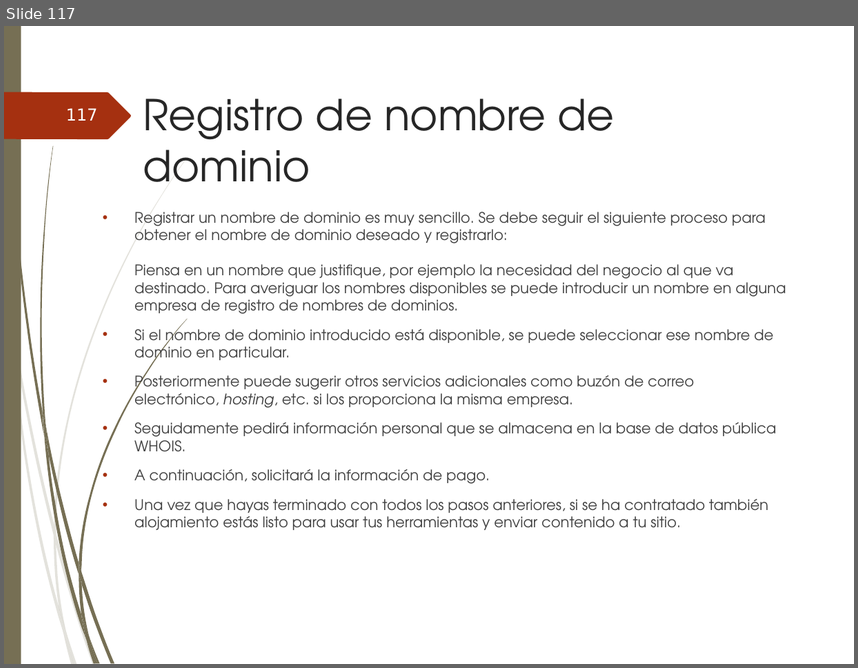
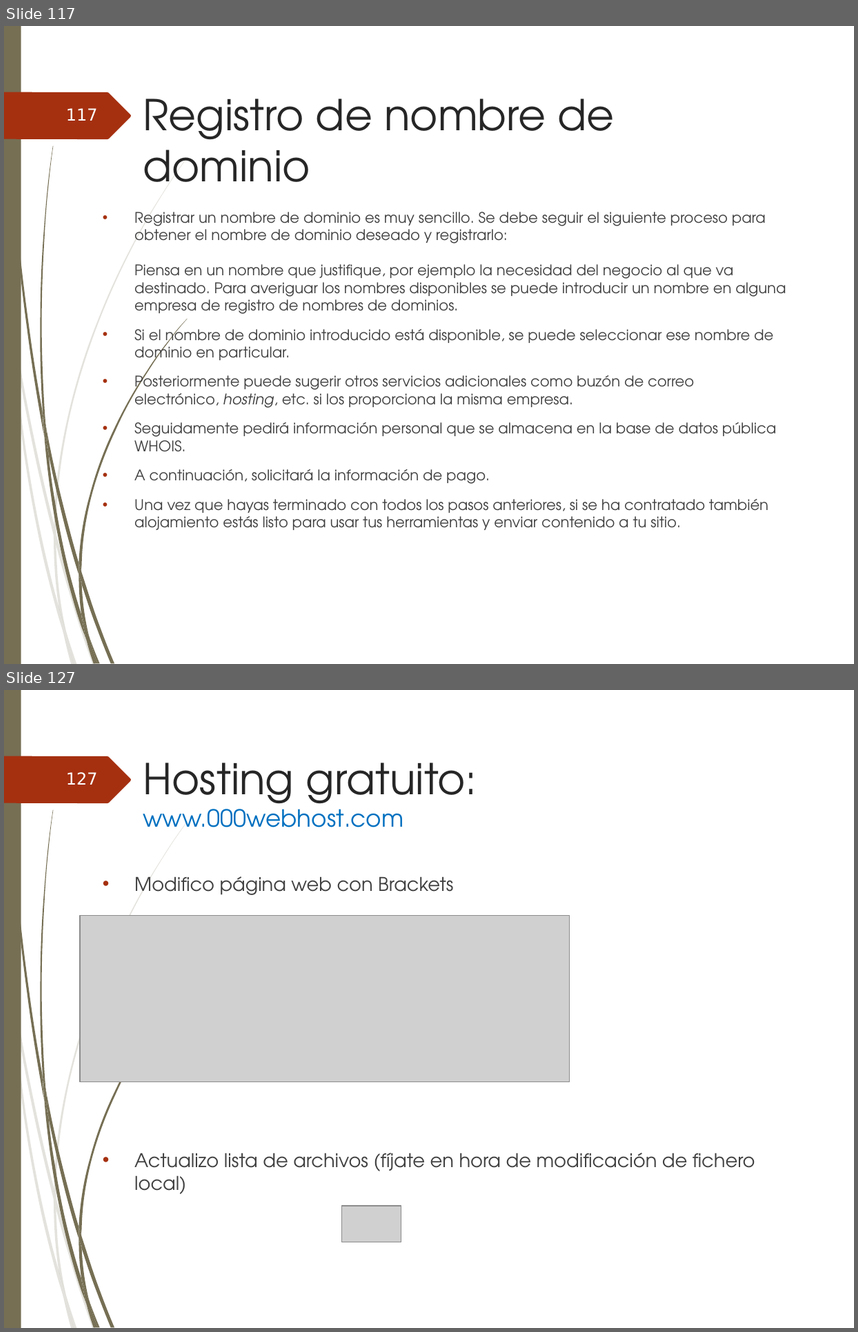
Before and after one commit to ammDAW/daw, a slide deck: 2_DAW/DAW - Beatriz/UT1_Implantación de arquitecturas web.ppt. Shown one above the other, each under a label of ours: slide 117 before the commit, slides 117 and 127 after it; the slides between them are not shown. The pictures are 858x668 and 858x1332 pixels, drawn with LibreOffice and Linux fonts; fonts in the diff are those of the drawing; grey boxes stand for pictures; background and template pictures are left out. Boxes give left, top, right and bottom in pixels: in the first picture for what was removed or moved away, otherwise in the second. Text is boxed around its words. In the diff, an @@ line names an element or a change of style, - is before the commit and + after.

Commit message:
hosting gratuito modified

```diff
--- a/2_DAW/DAW - Beatriz/UT1_Implantación de arquitecturas web.ppt
+++ b/2_DAW/DAW - Beatriz/UT1_Implantación de arquitecturas web.ppt
@@ slide 127 added at [4, 690, 854, 1328], background picture (left out); not listed: 24 template elements that a slide beside it also shows @@
@@ page number added at [66, 772, 98, 785], 14 pt, text #FEFFFF @@
+127
@@ title added at [143, 762, 477, 827], 20 pt, text #0070C0 @@
+Hosting gratuito:
+www.000webhost.com
@@ text added at [134, 876, 755, 1194], 16 pt, text #404040 @@
+• Modifico página web con Brackets
+• Actualizo lista de archivos (fíjate en hora de modificación de fichero local)
@@ picture added at [80, 915, 569, 1082] @@
@@ picture added at [342, 1205, 402, 1242] @@
```
Also in this commit, not shown: 12 other slides added, 1 other file.
